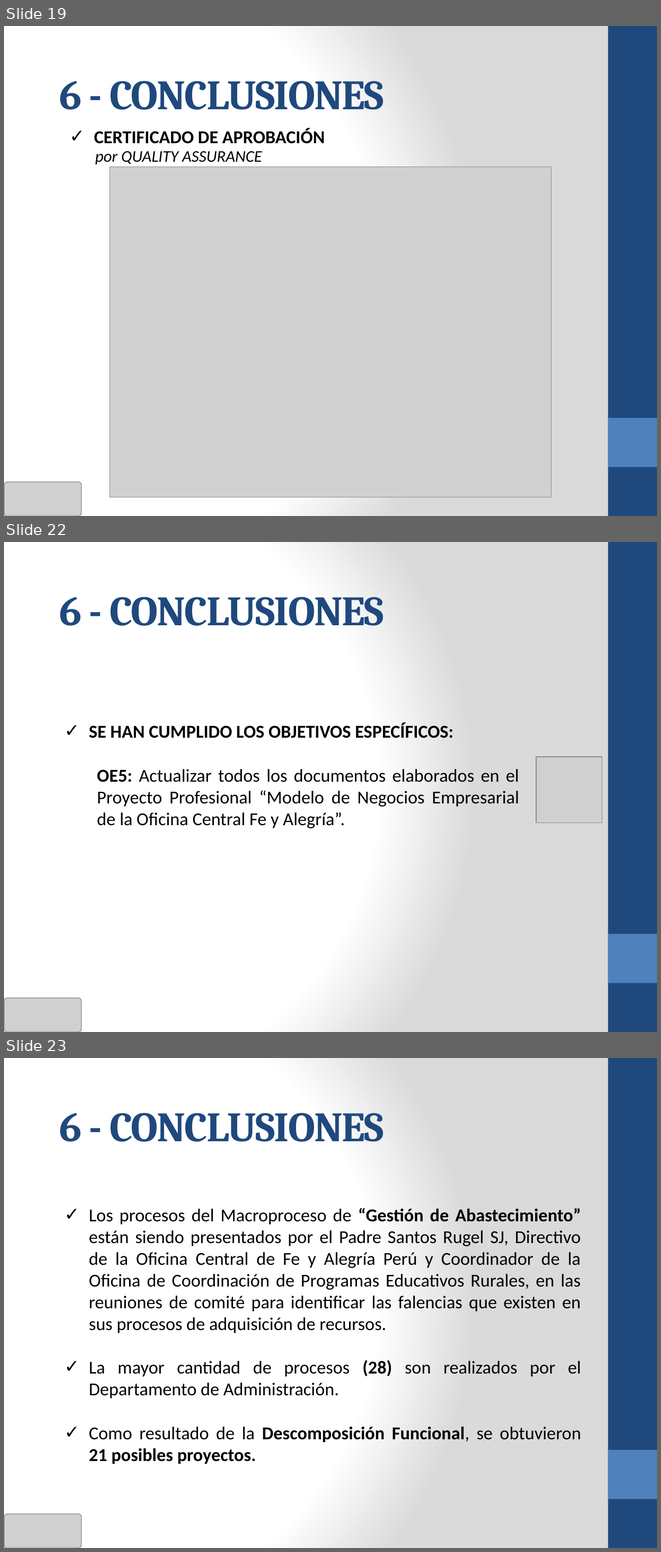
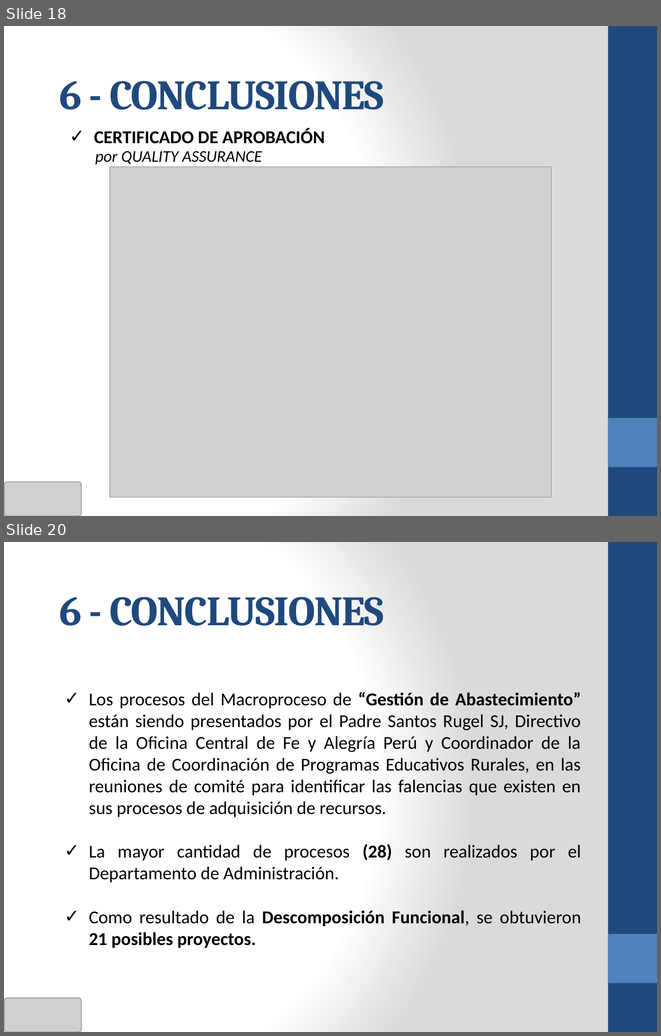
Before and after one commit to cms/proyecto-fya, a slide deck: Presentacion Final Ciclo 2011-02/ANOCFAP-[Presentación Final v3.0].pptx. Shown one above the other, each under a label of ours: slides 19, 22 and 23 before the commit, slides 18 and 20 after it; the slides between them are not shown. The pictures are 661x1552 and 661x1036 pixels, drawn with LibreOffice and Linux fonts; fonts in the diff are those of the drawing; grey boxes stand for pictures. Boxes give left, top, right and bottom in pixels: in the first picture for what was removed or moved away, otherwise in the second. Text is boxed around its words. In the diff, an @@ line names an element or a change of style, - is before the commit and + after.

```diff
--- a/Presentacion Final Ciclo 2011-02/ANOCFAP-[Presentación Final v3.0].pptx
+++ b/Presentacion Final Ciclo 2011-02/ANOCFAP-[Presentación Final v3.0].pptx
@@ slide 22 removed at [4, 542, 657, 1032], background gradient #FFFFFF to #DADADA; not listed: 2 template elements that a slide beside it also shows @@
@@ text removed at [59, 597, 384, 626] @@
-6 - CONCLUSIONES
@@ text removed at [89, 723, 519, 828] @@
-✓ SE HAN CUMPLIDO LOS OBJETIVOS ESPECÍFICOS:
-  OE5: Actualizar todos los documentos elaborados en el Proyecto Profesional “Modelo de Negocios Empresarial de la Oficina Central Fe y Alegría”.
@@ picture removed at [536, 757, 602, 823] @@
@@ picture removed at [4, 998, 81, 1032] @@
@@ what was slide 19 is now slide 18 @@
@@ what was slide 23 is now slide 20 @@
```
Also in this commit, not shown: 2 slides changed, 3 slides added, 5 other slides removed.
